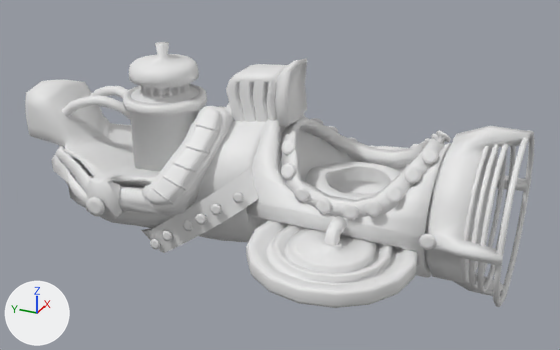
Before and after pictures for a commit that changed the FBX model Quantum Mirror/Assets/Art/3D/SampleMakerTool_FBX.fbx.
Both versions are drawn from a camera (50 mm lens) standing at (-5.2, -1.53, 2.5) and looking at (0.05, 0.83, -0.12). Arrows for +X, +Y and +Z are at lower left; the lights stay in place. Materials are left out; every surface is plain grey. Where no turn or scale is listed for an object, it has been applied to the vertices.

The scene before the commit, as lines of its bpy script (objects in view):
```python
me_cylinder_024 = bpy.data.meshes.new('Cylinder.024')
me_cylinder_024.from_pydata(...)  # 873 vertices, 840 faces; spans x -0.87..0.87, y -0.33..1.49, z -0.24..0.69
me_cylinder_034 = bpy.data.meshes.new('Cylinder.034')
me_cylinder_034.from_pydata(...)  # 256 vertices, 228 faces; spans x -0.043..0.392, y -0.699..0.061, z -0.061..0.218
me_torus_014 = bpy.data.meshes.new('Torus.014')
me_torus_014.from_pydata(...)  # a torus around y (ring radius 0.542, tube radius 0.019) spanning x -0.56..0.56, y -0.018..0.018, z -0.552..0.552
ob_lightfixture = bpy.data.objects.new('LightFixture', me_cylinder_024)
ob_lightfixture.location = (0.0, 1.444, -0.17)
ob_tractorring_002 = bpy.data.objects.new('TractorRing.002', me_torus_014)
ob_tractorring_002.location = (0.0, -0.849, -0.094)
ob_wires = bpy.data.objects.new('Wires', me_cylinder_034)
ob_wires.location = (-0.174, 2.786, 0.177)
# also in view: 'ElectricityChamber' at (0.0, 1.86, 0.12); 'Bolt.007' at (0.0, 1.27, -0.34); 'ProcessingTube' at (0.0, 0.17, -0.09); 'BackPart' at (0.0, 1.89, -0.18); 'TractorBeam' at (0.0, -0.78, -0.09)
```
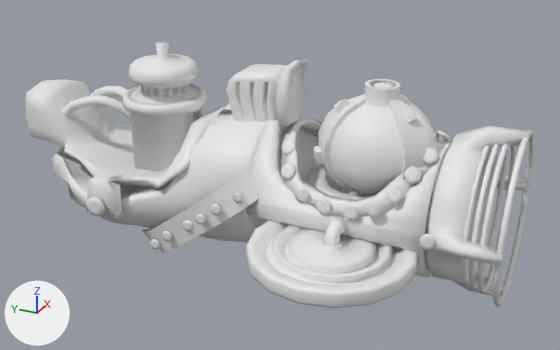
Boxes [x1, y1, x2, y2] around the edits, measured in the pictures (560 x 350 px):
'LightFixture', reshaped
    before: [55, 103, 234, 216]
    after: [217, 103, 231, 116]
'Glass', added
    after: [330, 99, 437, 194]
'SampleSphere', added
    after: [313, 79, 437, 195]
part 1 of me_cylinder_024, deleted
    before: [195, 124, 219, 132]
part 2 of me_cylinder_024, deleted
    before: [184, 144, 210, 154]
part 3 of me_cylinder_024, deleted
    before: [172, 160, 197, 172]
part 4 of me_cylinder_024, deleted
    before: [162, 174, 187, 190]
part 5 of me_cylinder_024, deleted
    before: [151, 185, 174, 205]
part 6 of me_cylinder_024, deleted
    before: [55, 106, 234, 216]

The change, as a list of edits to the scene's bpy script:
```text
Change me_cylinder_024:
    used by ob_lightfixture; location = (0.0, 1.444, -0.17)
    remove me_cylinder_024.from_pydata(...)  # 873 vertices, 840 faces; spans x -0.87..0.87, y -0.33..1.49, z -0.24..0.69
    add me_cylinder_024.from_pydata(...)  # 442 vertices, 419 faces; spans x 0.0..0.87, y -0.33..1.49, z -0.24..0.69
    me_cylinder_024 part 1: the loose piece of 40 vertices spanning x -0.47..-0.39, y -0.32..-0.11, z 0.53..0.6 is deleted
    me_cylinder_024 part 2: the loose piece of 40 vertices spanning x -0.6..-0.52, y -0.3..-0.09, z 0.4..0.47 is deleted
    me_cylinder_024 part 3: the loose piece of 40 vertices spanning x -0.71..-0.63, y -0.25..-0.03, z 0.3..0.37 is deleted
    me_cylinder_024 part 4: the loose piece of 40 vertices spanning x -0.8..-0.71, y -0.22..0.01, z 0.18..0.28 is deleted
    me_cylinder_024 part 5: the loose piece of 40 vertices spanning x -0.86..-0.76, y -0.13..0.08, z 0.07..0.19 is deleted
    me_cylinder_024 part 6: 231 vertices removed from x -0.87..0.0, y -0.33..1.44, z -0.24..0.69
Add me_sphere:
    me_sphere.from_pydata(...)  # 380 vertices, 427 faces; spans x -0.351..0.494, y -0.451..0.451, z -0.398..0.466
Add me_sphere_001:
    me_sphere_001.from_pydata(...)  # 120 vertices, 84 faces; spans x -0.419..0.394, y -0.413..0.413, z -0.342..0.342
Add ob_samplesphere:
    ob_samplesphere = bpy.data.objects.new('SampleSphere', me_sphere)
    ob_samplesphere.location = (0.0, 0.0, 0.307)
Add ob_glass:
    ob_glass = bpy.data.objects.new('Glass', me_sphere_001)
    ob_glass.location = (0.0, 0.0, 0.307)
```
